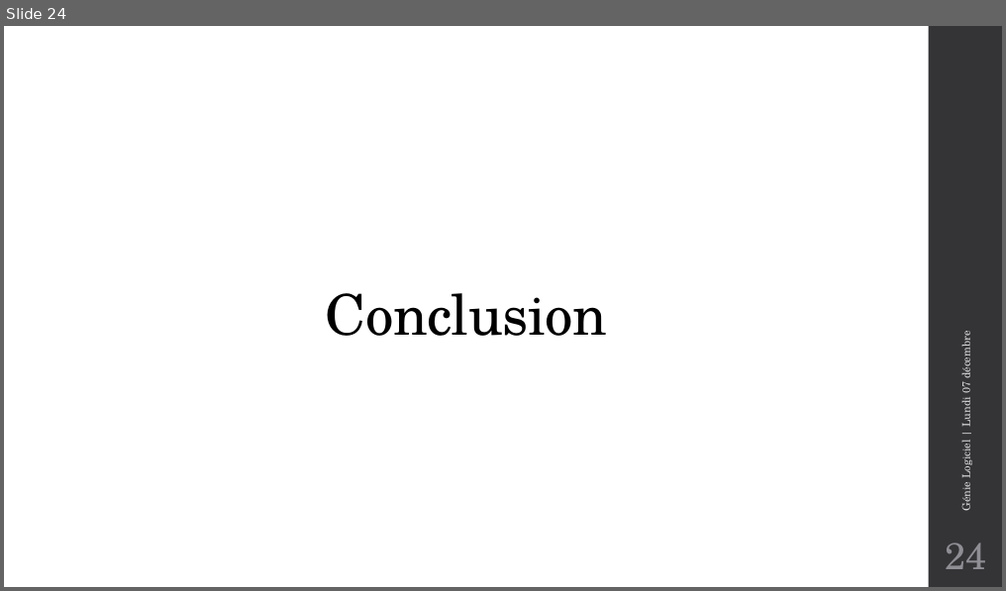
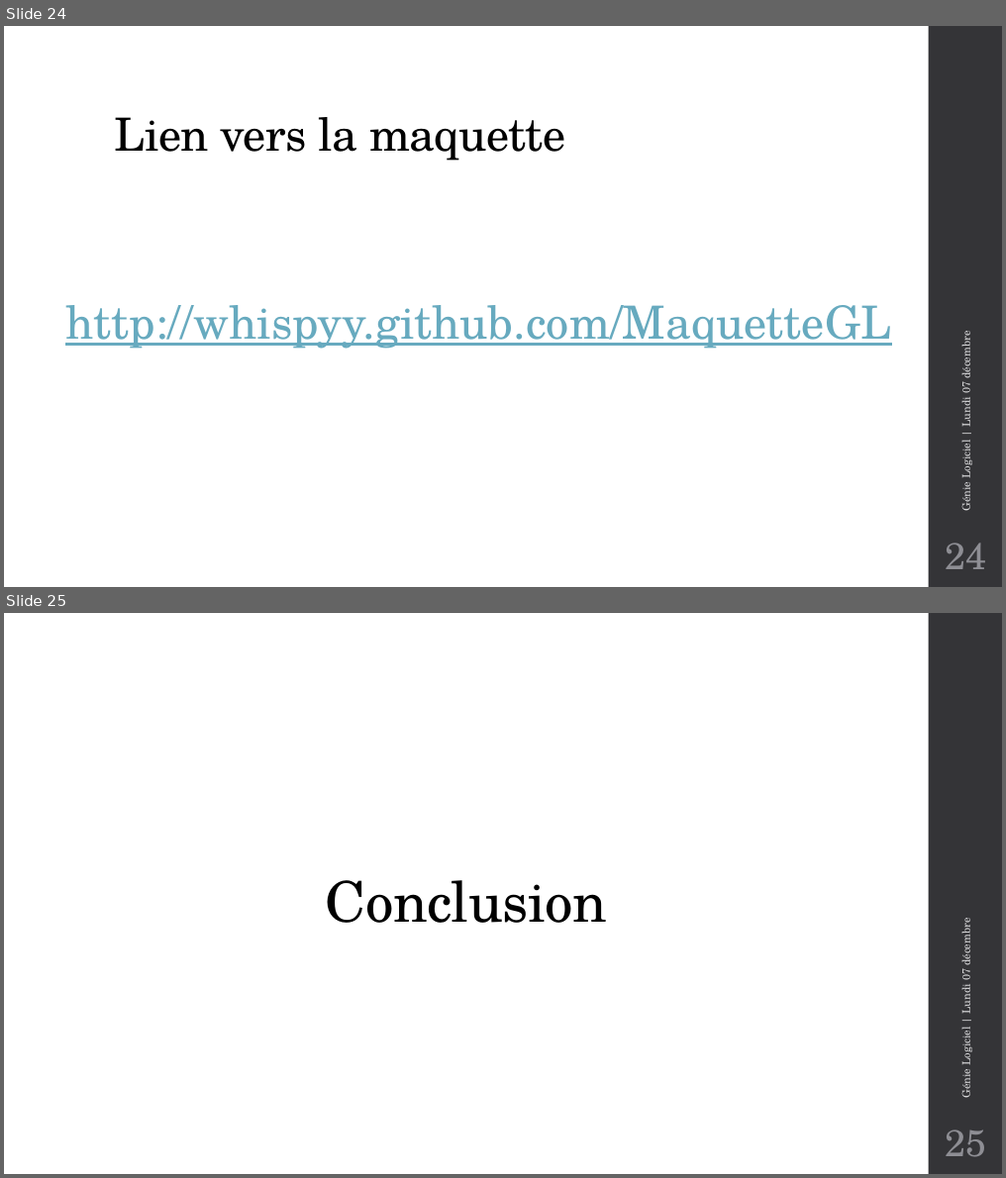
Before and after one commit to whispyy/RenduGL, a slide deck: diapo/Génie Logiciel.pptx. Shown one above the other, each under a label of ours: slide 24 before the commit, slides 24 and 25 after it. The pictures are 1006x591 and 1006x1178 pixels, drawn with LibreOffice and Linux fonts; fonts in the diff are those of the drawing. Boxes give left, top, right and bottom in pixels: in the first picture for what was removed or moved away, otherwise in the second. Text is boxed around its words. In the diff, an @@ line names an element or a change of style, - is before the commit and + after.

```diff
--- a/diapo/Génie Logiciel.pptx
+++ b/diapo/Génie Logiciel.pptx
@@ slide 24 added at bbox=[4, 26, 1002, 587], background #FFFFFF; not listed: 1 template element that a slide beside it also shows @@
@@ title added at bbox=[115, 117, 565, 161], 44 pt, text #000000 @@
+Lien vers la maquette
@@ text added at bbox=[65, 305, 890, 349], 44 pt, text #67AABF, underline @@
+http://whispyy.github.com/MaquetteGL
@@ text added at bbox=[957, 335, 973, 511], 10.5 pt, text #D9D9DB @@
+Génie Logiciel | Lundi 07 décembre
@@ page number added at bbox=[944, 543, 986, 570], 36 pt, text #8E8E94 @@
+24
@@ what was slide 24 is now slide 25 @@
@@ page number at bbox=[944, 1130, 986, 1157]: text changed @@
-24
+25
```
Also in this commit, not shown: 1 other file.
